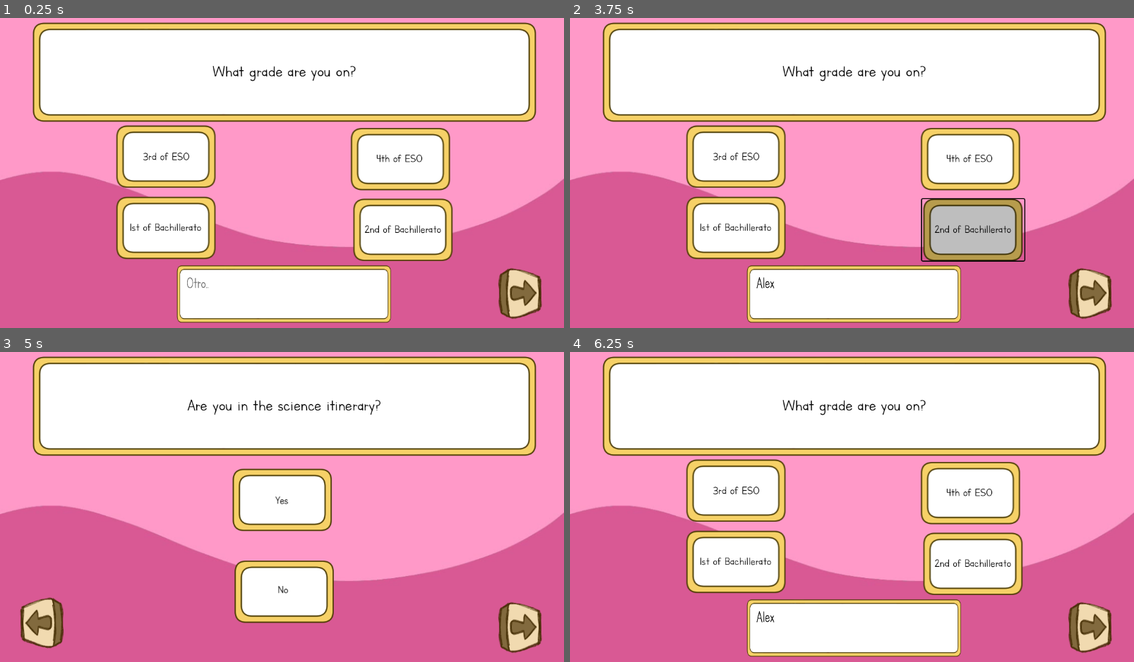
Above: before the commit, frames 1-4 (two rows, left to right).
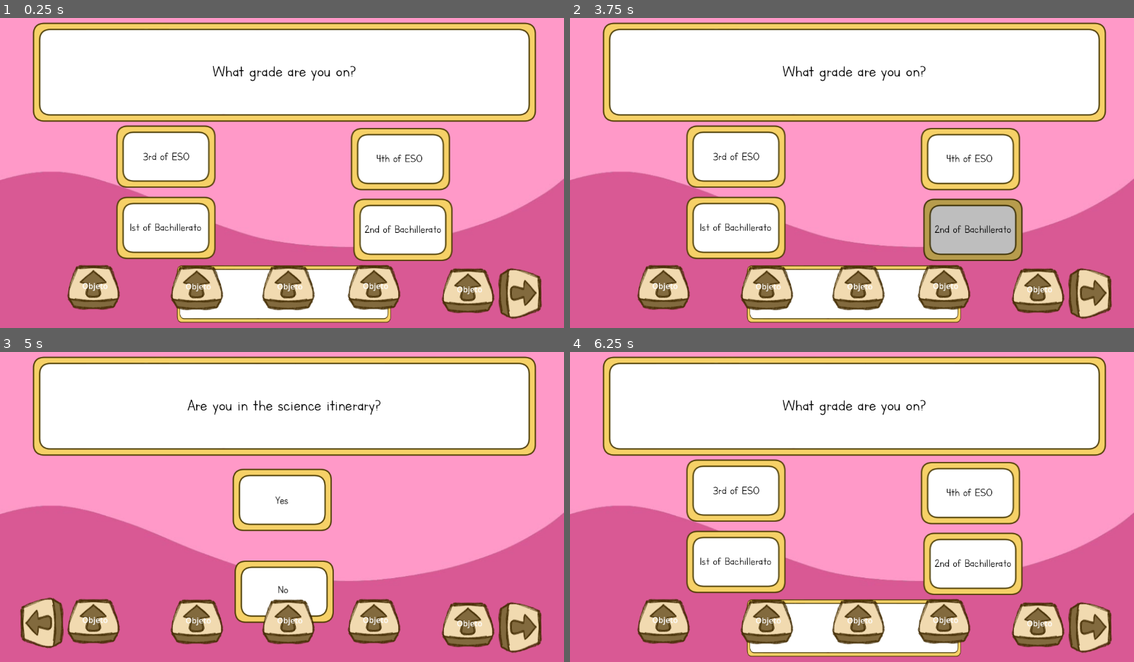
Above: after the commit, the same moments.

Repository: Alacesp/MohocytesTFG
Game: Godot game, scene res://escenas/Test/Test.tscn
Same seed, same stepped clock (60 frames per second), same inputs: the game is played once before the commit and once after it. This scene is started directly instead of the project's main scene.
Inputs (mouse positions are in pixels of both pictures, inside the frame that each line leads up to):
- Up to frame 1 (0.25 s): no input
- Up to frame 2 (3.75 s): click (852, 293) at 0.52 s; type "Alex" at 0.6 s; click "3rd of ESO" at 1.25 s; click "4th of ESO" at 2 s; click "1st of Bachillerato" at 2.75 s; click "2nd of Bachillerato" at 3.5 s
- Up to frame 3 (5 s): click (518, 627) at 4.25 s
- Up to frame 4 (6.25 s): click "Yes" at 5 s; click (615, 621) at 5.75 s

The runs differ from the first frame. In frame 1, 5.7% of the frame differs, in the area x 11-88%, y 79-96%; in frame 2, 6.0%, in the area x 11-88%, y 57-96%; in frame 3, 5.8%; in frame 4, 5.7%.

Commit message:
drag and drop

Diff:
--- a/escenas/Test/Test.tscn
+++ b/escenas/Test/Test.tscn
@@ -9,6 +9,8 @@
 [ext_resource type="Texture2D" uid="uid://b1k0tivyrobuu" path="res://recursos/boton_arriba.png" id="5_w3ggu"]
 [ext_resource type="Script" uid="uid://u7rt44h21k1p" path="res://escenas/Test/text_edit.gd" id="6_77io2"]
 [ext_resource type="Texture2D" uid="uid://882ywb0w002j" path="res://recursos/fondos/salida.webp" id="9_tsupa"]
+[ext_resource type="Script" uid="uid://c1d0l35ikqvoo" path="res://escenas/Test/plataforma.gd" id="10_c2osk"]
+[ext_resource type="Script" uid="uid://dgsh2c4dkfict" path="res://escenas/Test/objeto.gd" id="11_1iuvb"]
 
 [sub_resource type="LabelSettings" id="LabelSettings_tsupa"]
 font = ExtResource("3_ffljt")
@@ -36,6 +38,8 @@
 default_font = ExtResource("3_ffljt")
 default_font_size = 25
 
+[sub_resource type="StyleBoxEmpty" id="StyleBoxEmpty_aygji"]
+
 [sub_resource type="Theme" id="Theme_c2osk"]
 default_font = ExtResource("3_ffljt")
 default_font_size = 65
@@ -57,6 +61,12 @@
 [sub_resource type="StyleBoxEmpty" id="StyleBoxEmpty_4cwve"]
 
 [sub_resource type="StyleBoxEmpty" id="StyleBoxEmpty_gur57"]
+
+[sub_resource type="RectangleShape2D" id="RectangleShape2D_ptm8b"]
+size = Vector2(126, 127)
+
+[sub_resource type="RectangleShape2D" id="RectangleShape2D_1iuvb"]
+size = Vector2(113, 92.5)
 
 [sub_resource type="StyleBoxEmpty" id="StyleBoxEmpty_6rgjt"]
 
@@ -93,6 +103,7 @@
 autowrap_mode = 2
 
 [node name="RespuestasFormato1" type="CenterContainer" parent="."]
+visible = false
 layout_mode = 0
 offset_right = 40.0
 offset_bottom = 40.0
@@ -160,6 +171,7 @@
 offset_bottom = 63.0
 theme = SubResource("Theme_tsupa")
 theme_override_fonts/font = ExtResource("3_ffljt")
+theme_override_styles/focus = SubResource("StyleBoxEmpty_aygji")
 text = "Opcion 4"
 flat = true
 script = ExtResource("5_ffljt")
@@ -397,8 +409,207 @@
 script = ExtResource("6_77io2")
 metadata/_edit_use_anchors_ = true
 
+[node name="RespuestasFormato6" type="Control" parent="."]
+anchors_preset = 0
+offset_right = 40.0
+offset_bottom = 40.0
+
+[node name="plataforma1" type="StaticBody2D" parent="RespuestasFormato6" groups=["dropable"]]
+position = Vector2(190, 421)
+script = ExtResource("10_c2osk")
+
+[node name="CollisionShape2D" type="CollisionShape2D" parent="RespuestasFormato6/plataforma1"]
+position = Vector2(0, -0.5)
+shape = SubResource("RectangleShape2D_ptm8b")
+
+[node name="ColorRect" type="ColorRect" parent="RespuestasFormato6/plataforma1"]
+offset_left = -64.0
+offset_top = -65.0
+offset_right = 64.0
+offset_bottom = 63.0
+metadata/_edit_use_anchors_ = true
+
+[node name="plataforma2" type="StaticBody2D" parent="RespuestasFormato6" groups=["dropable"]]
+position = Vector2(402, 422)
+script = ExtResource("10_c2osk")
+
+[node name="CollisionShape2D" type="CollisionShape2D" parent="RespuestasFormato6/plataforma2"]
+position = Vector2(0, -0.5)
+shape = SubResource("RectangleShape2D_ptm8b")
+
+[node name="ColorRect" type="ColorRect" parent="RespuestasFormato6/plataforma2"]
+offset_left = -64.0
+offset_top = -65.0
+offset_right = 64.0
+offset_bottom = 63.0
+metadata/_edit_use_anchors_ = true
+
+[node name="plataforma3" type="StaticBody2D" parent="RespuestasFormato6" groups=["dropable"]]
+position = Vector2(591, 420)
+script = ExtResource("10_c2osk")
+
+[node name="CollisionShape2D" type="CollisionShape2D" parent="RespuestasFormato6/plataforma3"]
+position = Vector2(0, -0.5)
+shape = SubResource("RectangleShape2D_ptm8b")
+
+[node name="ColorRect" type="ColorRect" parent="RespuestasFormato6/plataforma3"]
+offset_left = -64.0
+offset_top = -65.0
+offset_right = 64.0
+offset_bottom = 63.0
+metadata/_edit_use_anchors_ = true
+
+[node name="plataforma4" type="StaticBody2D" parent="RespuestasFormato6" groups=["dropable"]]
+position = Vector2(764, 426)
+script = ExtResource("10_c2osk")
+
+[node name="CollisionShape2D" type="CollisionShape2D" parent="RespuestasFormato6/plataforma4"]
+position = Vector2(0, -0.5)
+shape = SubResource("RectangleShape2D_ptm8b")
+
+[node name="ColorRect" type="ColorRect" parent="RespuestasFormato6/plataforma4"]
+offset_left = -64.0
+offset_top = -65.0
+offset_right = 64.0
+offset_bottom = 63.0
+metadata/_edit_use_anchors_ = true
+
+[node name="plataforma5" type="StaticBody2D" parent="RespuestasFormato6" groups=["dropable"]]
+position = Vector2(956, 429)
+script = ExtResource("10_c2osk")
+
+[node name="CollisionShape2D" type="CollisionShape2D" parent="RespuestasFormato6/plataforma5"]
+position = Vector2(0, -0.5)
+shape = SubResource("RectangleShape2D_ptm8b")
+
+[node name="ColorRect" type="ColorRect" parent="RespuestasFormato6/plataforma5"]
+offset_left = -64.0
+offset_top = -65.0
+offset_right = 64.0
+offset_bottom = 63.0
+metadata/_edit_use_anchors_ = true
+
+[node name="objeto1" type="Node2D" parent="RespuestasFormato6"]
+position = Vector2(191, 565)
+script = ExtResource("11_1iuvb")
+
+[node name="Sprite2D" type="Sprite2D" parent="RespuestasFormato6/objeto1"]
+texture = ExtResource("5_w3ggu")
+
+[node name="Label" type="Label" parent="RespuestasFormato6/objeto1/Sprite2D"]
+offset_left = -23.0
+offset_top = -15.0
+offset_right = 30.0
+offset_bottom = 8.0
+text = "Objeto"
+horizontal_alignment = 1
+vertical_alignment = 1
+autowrap_mode = 2
+metadata/_edit_use_anchors_ = true
+
+[node name="Area2D" type="Area2D" parent="RespuestasFormato6/objeto1"]
+
+[node name="CollisionShape2D" type="CollisionShape2D" parent="RespuestasFormato6/objeto1/Area2D"]
+position = Vector2(-1, 0)
+shape = SubResource("RectangleShape2D_1iuvb")
+
+[node name="objeto2" type="Node2D" parent="RespuestasFormato6"]
+position = Vector2(402, 566)
+script = ExtResource("11_1iuvb")
+
+[node name="Sprite2D" type="Sprite2D" parent="RespuestasFormato6/objeto2"]
+texture = ExtResource("5_w3ggu")
+
+[node name="Label" type="Label" parent="RespuestasFormato6/objeto2/Sprite2D"]
+offset_left = -23.0
+offset_top = -15.0
+offset_right = 30.0
+offset_bottom = 8.0
+text = "Objeto"
+horizontal_alignment = 1
+vertical_alignment = 1
+autowrap_mode = 2
+metadata/_edit_use_anchors_ = true
+
+[node name="Area2D" type="Area2D" parent="RespuestasFormato6/objeto2"]
+
+[node name="CollisionShape2D" type="CollisionShape2D" parent="RespuestasFormato6/objeto2/Area2D"]
+position = Vector2(-1, 0)
+shape = SubResource("RectangleShape2D_1iuvb")
+
+[node name="objeto3" type="Node2D" parent="RespuestasFormato6"]
+position = Vector2(589, 566)
+script = ExtResource("11_1iuvb")
+
+[node name="Sprite2D" type="Sprite2D" parent="RespuestasFormato6/objeto3"]
+texture = ExtResource("5_w3ggu")
+
+[node name="Label" type="Label" parent="RespuestasFormato6/objeto3/Sprite2D"]
+offset_left = -23.0
+offset_top = -15.0
+offset_right = 30.0
+offset_bottom = 8.0
+text = "Objeto"
+horizontal_alignment = 1
+vertical_alignment = 1
+autowrap_mode = 2
+metadata/_edit_use_anchors_ = true
+
+[node name="Area2D" type="Area2D" parent="RespuestasFormato6/objeto3"]
+
+[node name="CollisionShape2D" type="CollisionShape2D" parent="RespuestasFormato6/objeto3/Area2D"]
+position = Vector2(-1, 0)
+shape = SubResource("RectangleShape2D_1iuvb")
+
+[node name="objeto4" type="Node2D" parent="RespuestasFormato6"]
+position = Vector2(764, 565)
+script = ExtResource("11_1iuvb")
+
+[node name="Sprite2D" type="Sprite2D" parent="RespuestasFormato6/objeto4"]
+texture = ExtResource("5_w3ggu")
+
+[node name="Label" type="Label" parent="RespuestasFormato6/objeto4/Sprite2D"]
+offset_left = -23.0
+offset_top = -15.0
+offset_right = 30.0
+offset_bottom = 8.0
+text = "Objeto"
+horizontal_alignment = 1
+vertical_alignment = 1
+autowrap_mode = 2
+metadata/_edit_use_anchors_ = true
+
+[node name="Area2D" type="Area2D" parent="RespuestasFormato6/objeto4"]
+
+[node name="CollisionShape2D" type="CollisionShape2D" parent="RespuestasFormato6/objeto4/Area2D"]
+position = Vector2(-1, 0)
+shape = SubResource("RectangleShape2D_1iuvb")
+
+[node name="objeto5" type="Node2D" parent="RespuestasFormato6"]
+position = Vector2(956, 572)
+script = ExtResource("11_1iuvb")
+
+[node name="Sprite2D" type="Sprite2D" parent="RespuestasFormato6/objeto5"]
+texture = ExtResource("5_w3ggu")
+
+[node name="Label" type="Label" parent="RespuestasFormato6/objeto5/Sprite2D"]
+offset_left = -23.0
+offset_top = -15.0
+offset_right = 30.0
+offset_bottom = 8.0
+text = "Objeto"
+horizontal_alignment = 1
+vertical_alignment = 1
+autowrap_mode = 2
+metadata/_edit_use_anchors_ = true
+
+[node name="Area2D" type="Area2D" parent="RespuestasFormato6/objeto5"]
+
+[node name="CollisionShape2D" type="CollisionShape2D" parent="RespuestasFormato6/objeto5/Area2D"]
+position = Vector2(-1, 0)
+shape = SubResource("RectangleShape2D_1iuvb")
+
 [node name="Previous" type="Sprite2D" parent="."]
-visible = false
 position = Vector2(86.0001, 568)
 rotation = 1.55509
 scale = Vector2(0.964912, 0.963918)
@@ -473,5 +684,25 @@
 [connection signal="focus_exited" from="RespuestasFormato4/HBoxContainer/Opcion3/TextEdit_op3" to="RespuestasFormato4/HBoxContainer/Opcion3/TextEdit_op3" method="_on_focus_exited"]
 [connection signal="focus_entered" from="RespuestasFormato5/HBoxContainer/Opcion1/TextEdit" to="RespuestasFormato5/HBoxContainer/Opcion1/TextEdit" method="_on_focus_entered"]
 [connection signal="focus_exited" from="RespuestasFormato5/HBoxContainer/Opcion1/TextEdit" to="RespuestasFormato5/HBoxContainer/Opcion1/TextEdit" method="_on_focus_exited"]
+[connection signal="body_entered" from="RespuestasFormato6/objeto1/Area2D" to="RespuestasFormato6/objeto1" method="_on_area_2d_body_entered"]
+[connection signal="body_exited" from="RespuestasFormato6/objeto1/Area2D" to="RespuestasFormato6/objeto1" method="_on_area_2d_body_exited"]
+[connection signal="mouse_entered" from="RespuestasFormato6/objeto1/Area2D" to="RespuestasFormato6/objeto1" method="_on_area_2d_mouse_entered"]
+[connection signal="mouse_exited" from="RespuestasFormato6/objeto1/Area2D" to="RespuestasFormato6/objeto1" method="_on_area_2d_mouse_exited"]
+[connection signal="body_entered" from="RespuestasFormato6/objeto2/Area2D" to="RespuestasFormato6/objeto2" method="_on_area_2d_body_entered"]
+[connection signal="body_exited" from="RespuestasFormato6/objeto2/Area2D" to="RespuestasFormato6/objeto2" method="_on_area_2d_body_exited"]
+[connection signal="mouse_entered" from="RespuestasFormato6/objeto2/Area2D" to="RespuestasFormato6/objeto2" method="_on_area_2d_mouse_entered"]
+[connection signal="mouse_exited" from="RespuestasFormato6/objeto2/Area2D" to="RespuestasFormato6/objeto2" method="_on_area_2d_mouse_exited"]
+[connection signal="body_entered" from="RespuestasFormato6/objeto3/Area2D" to="RespuestasFormato6/objeto3" method="_on_area_2d_body_entered"]
+[connection signal="body_exited" from="RespuestasFormato6/objeto3/Area2D" to="RespuestasFormato6/objeto3" method="_on_area_2d_body_exited"]
+[connection signal="mouse_entered" from="RespuestasFormato6/objeto3/Area2D" to="RespuestasFormato6/objeto3" method="_on_area_2d_mouse_entered"]
+[connection signal="mouse_exited" from="RespuestasFormato6/objeto3/Area2D" to="RespuestasFormato6/objeto3" method="_on_area_2d_mouse_exited"]
+[connection signal="body_entered" from="RespuestasFormato6/objeto4/Area2D" to="RespuestasFormato6/objeto4" method="_on_area_2d_body_entered"]
+[connection signal="body_exited" from="RespuestasFormato6/objeto4/Area2D" to="RespuestasFormato6/objeto4" method="_on_area_2d_body_exited"]
+[connection signal="mouse_entered" from="RespuestasFormato6/objeto4/Area2D" to="RespuestasFormato6/objeto4" method="_on_area_2d_mouse_entered"]
+[connection signal="mouse_exited" from="RespuestasFormato6/objeto4/Area2D" to="RespuestasFormato6/objeto4" method="_on_area_2d_mouse_exited"]
+[connection signal="body_entered" from="RespuestasFormato6/objeto5/Area2D" to="RespuestasFormato6/objeto5" method="_on_area_2d_body_entered"]
+[connection signal="body_exited" from="RespuestasFormato6/objeto5/Area2D" to="RespuestasFormato6/objeto5" method="_on_area_2d_body_exited"]
+[connection signal="mouse_entered" from="RespuestasFormato6/objeto5/Area2D" to="RespuestasFormato6/objeto5" method="_on_area_2d_mouse_entered"]
+[connection signal="mouse_exited" from="RespuestasFormato6/objeto5/Area2D" to="RespuestasFormato6/objeto5" method="_on_area_2d_mouse_exited"]
 [connection signal="pressed" from="Previous/Button7" to="." method="_on_button_7_pressed"]
 [connection signal="pressed" from="Next/Button6" to="." method="_on_button_6_pressed"]
--- /dev/null
+++ b/escenas/Test/globalDragAndDrop.gd
@@ -0,0 +1,3 @@
+extends Node
+
+var is_dragging = false
--- /dev/null
+++ b/escenas/Test/objeto.gd
@@ -0,0 +1,47 @@
+extends Node2D
+
+var draggable = false
+var is_inside_dropable = false
+var body_ref
+var offset: Vector2
+var initialPos: Vector2
+
+func _process(delta):
+	if draggable:
+		if Input.is_action_just_pressed("click"):
+			initialPos = global_position
+			offset = get_global_mouse_position() - global_position
+			GlobalDragAndDrop.is_dragging = true
+		if Input.is_action_pressed("click"):
+			global_position = get_global_mouse_position() - offset
+		elif Input.is_action_just_released("click"):
+			GlobalDragAndDrop.is_dragging = false
+			var tween = get_tree().create_tween()
+			if is_inside_dropable:
+				tween.tween_property(self, "position", body_ref.position, 0.2).set_ease(Tween.EASE_OUT)
+			else:
+				tween.tween_property(self, "global_position", initialPos, 0.2).set_ease(Tween.EASE_OUT)
+
+
+func _on_area_2d_mouse_entered() -> void:
+	if not GlobalDragAndDrop.is_dragging:
+		draggable = true
+		scale = Vector2(1.05,1.05)
+
+func _on_area_2d_mouse_exited() -> void:
+	if not GlobalDragAndDrop.is_dragging:
+		draggable = false
+		scale = Vector2(1,1)
+
+
+func _on_area_2d_body_entered(body: Node2D) -> void:
+	if body.is_in_group('dropable'):
+		is_inside_dropable = true
+		body.modulate = Color(Color.REBECCA_PURPLE, 1)
+		body_ref = body
+
+
+func _on_area_2d_body_exited(body: Node2D) -> void:
+	if body.is_in_group('dropable'):
+		is_inside_dropable = false
+		body.modulate = Color(Color.MEDIUM_PURPLE, 0.75)
--- /dev/null
+++ b/escenas/Test/plataforma.gd
@@ -0,0 +1,10 @@
+extends StaticBody2D
+
+func _ready():
+	modulate = Color(Color.MEDIUM_PURPLE, 0.7)
+
+func _process(delta):
+	if GlobalDragAndDrop.is_dragging:
+		visible=true
+	else:
+		visible=false
--- a/project.godot
+++ b/project.godot
@@ -21,6 +21,7 @@
 ScoreSingleton="*res://juego_human/ScoreSingleton.gd"
 GameGlobal="*res://juego_redes/GameGlobal.gd"
 Score="*res://juego_dry/Score.gd"
+GlobalDragAndDrop="*res://escenas/Test/globalDragAndDrop.gd"
 
 [debug]
 
Not shown: 1 places in escenas/Test/Test.tscn that only renumber resources
Not shown, added: escenas/Test/globalDragAndDrop.gd.uid
Not shown, added: escenas/Test/objeto.gd.uid
Not shown, added: escenas/Test/plataforma.gd.uid
